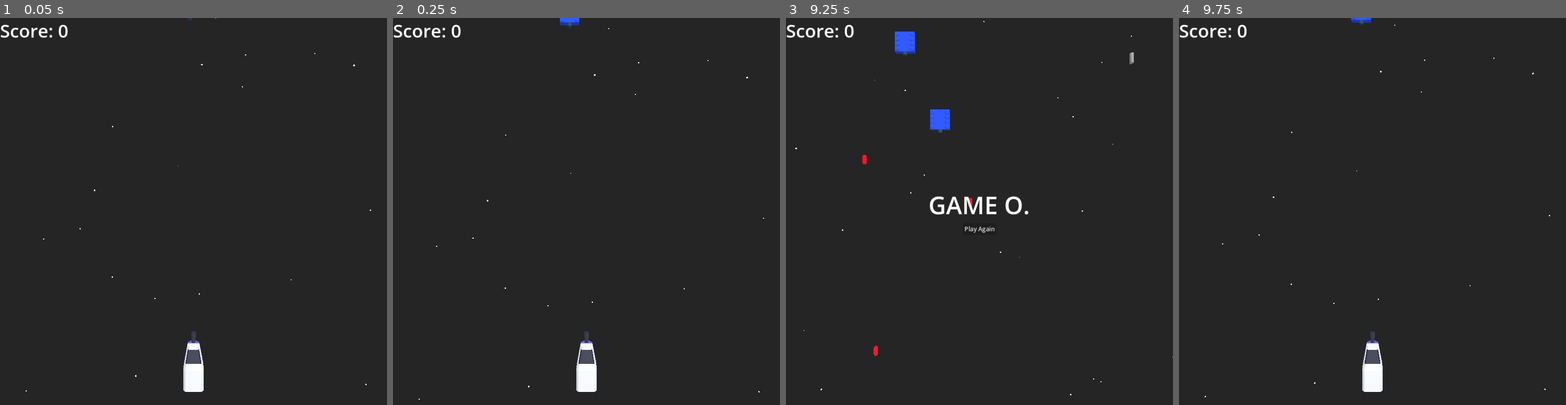
Above: before the commit, frames 1-4 (left to right).
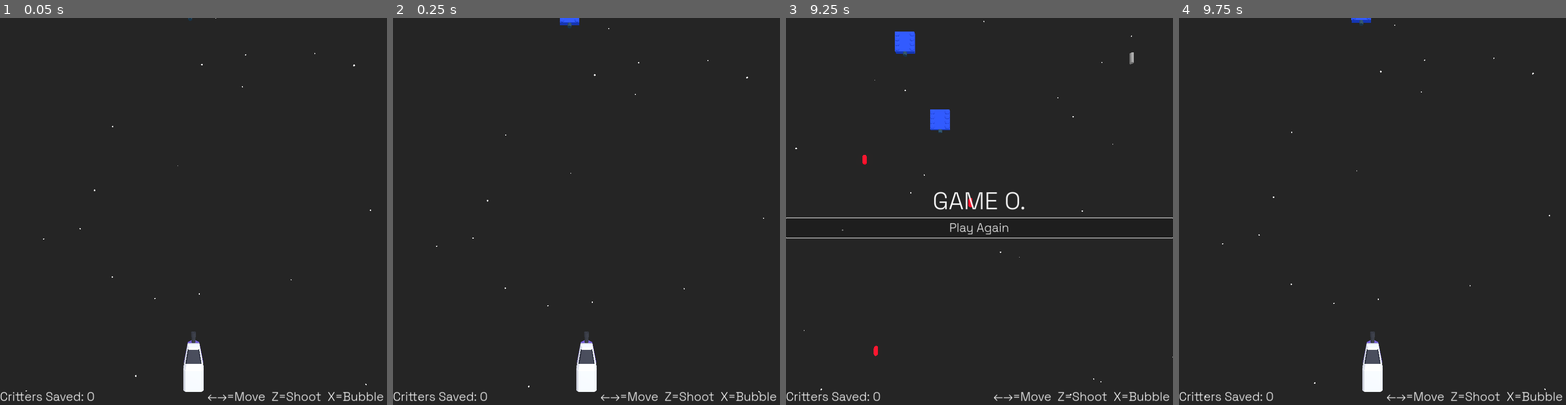
Above: after the commit, the same moments.

Repository: doctor-g/LD56
Game: Godot game, scene res://world/world.tscn
Same seed, same stepped clock (60 frames per second), same inputs: the game is played once before the commit and once after it.
Inputs (mouse positions are in pixels of both pictures, inside the frame that each line leads up to):
- Up to frame 1 (0.05 s): no input
- Up to frame 2 (0.25 s): no input
- Up to frame 3 (9.25 s): move the mouse to (1064, 192) at 0.52 s; hold D (move_right) 0.53-1.28 s; hold Space (fire) 0.53-1.28 s; move the mouse to (902, 230) at 1.27 s; hold A (move_left) 1.28-2.03 s; tap X (launch_bubble) every 1.5 s from 1.35 to 8.85 s; move the mouse to (1018, 126) at 2.02 s; hold Space (fire) 2.03-2.78 s; hold D (move_right) 2.03-3.53 s; move the mouse to (960, 288) at 2.77 s; move the mouse to (1095, 269) at 3.52 s; hold Space (fire) 3.53-4.28 s; hold A (move_left) 3.53-5.78 s; move the mouse to (863, 153) at 4.27 s; move the mouse to (998, 211) at 5.02 s; hold Space (fire) 5.03-5.78 s; move the mouse to (921, 114) at 5.77 s; hold D (move_right) 5.78-8.03 s; move the mouse to (1064, 192) at 6.52 s; hold Space (fire) 6.53-7.28 s; move the mouse to (902, 230) at 7.27 s; move the mouse to (1018, 126) at 8.02 s; hold Space (fire) 8.03-8.78 s; hold A (move_left) from 8.03 s (still down); move the mouse to (960, 288) at 8.77 s
- Up to frame 4 (9.75 s): release A (move_left) at 9.5 s; click "Play Again" at 9.5 s

The runs differ from the first frame. In frame 1, 0.8% of the frame differs, in the area x 0-100%, y 1-99%; in frame 2, 0.8%; in frame 3, 2.2%; in frame 4, 0.8%.

Commit message:
Beautify HUD

Diff:
--- /dev/null
+++ b/project/common/theme.tres
@@ -0,0 +1,7 @@
+[gd_resource type="Theme" load_steps=2 format=3 uid="uid://ddhhk3dhovsfl"]
+
+[ext_resource type="FontFile" uid="uid://vsw4obp37u13" path="res://common/SpaceGrotesk-VariableFont_wght.ttf" id="1_btheb"]
+
+[resource]
+default_font = ExtResource("1_btheb")
+default_font_size = 32
--- a/project/world/world.gd
+++ b/project/world/world.gd
@@ -9,7 +9,8 @@
 func _ready() -> void:
 	_update_score_label()
 	$PlayerShip.exploded.connect(func():
-		$GameOverContainer.visible = true
+		%GameOverContainer.visible = true
+		%PlayAgainButton.grab_focus()
 	)
 
 
@@ -19,7 +20,7 @@
 
 
 func _update_score_label() -> void:
-	%ScoreLabel.text = "Score: %d" % _captured_critters
+	%ScoreLabel.text = "Critters Saved: %d" % _captured_critters
 
 
 func _on_play_again_button_pressed() -> void:
--- a/project/world/world.tscn
+++ b/project/world/world.tscn
@@ -3,6 +3,7 @@
 [ext_resource type="PackedScene" uid="uid://bfr1e5p414f76" path="res://player_ship/player_ship.tscn" id="1_47gyb"]
 [ext_resource type="Script" path="res://world/world.gd" id="1_yhb16"]
 [ext_resource type="Script" path="res://world/wave_generator.gd" id="3_ihlo5"]
+[ext_resource type="Theme" uid="uid://ddhhk3dhovsfl" path="res://common/theme.tres" id="3_yga5y"]
 [ext_resource type="AudioStream" uid="uid://b6a082vpcvn65" path="res://world/music.ogg" id="4_wcr52"]
 
 [sub_resource type="Environment" id="Environment_r7wpj"]
@@ -16,9 +17,6 @@
 
 [sub_resource type="BoxShape3D" id="BoxShape3D_hflo7"]
 size = Vector3(1, 1, 50)
-
-[sub_resource type="LabelSettings" id="LabelSettings_7ga2q"]
-font_size = 48
 
 [sub_resource type="StandardMaterial3D" id="StandardMaterial3D_vys26"]
 emission_enabled = true
@@ -55,13 +53,6 @@
 transform = Transform3D(1, 0, 0, 0, 1, 0, 0, 0, 1, 9, 0, 0)
 shape = SubResource("BoxShape3D_hflo7")
 
-[node name="ScoreLabel" type="Label" parent="."]
-unique_name_in_owner = true
-offset_right = 40.0
-offset_bottom = 23.0
-text = "Score: 0"
-label_settings = SubResource("LabelSettings_7ga2q")
-
 [node name="CPUParticles3D" type="CPUParticles3D" parent="."]
 transform = Transform3D(1, 0, 0, 0, 1, 0, 0, 0, 1, 0, -21.5821, -37.4825)
 material_override = SubResource("StandardMaterial3D_vys26")
@@ -79,26 +70,6 @@
 scale_amount_min = 0.1
 scale_amount_max = 0.2
 
-[node name="GameOverContainer" type="VBoxContainer" parent="."]
-visible = false
-anchors_preset = 15
-anchor_right = 1.0
-anchor_bottom = 1.0
-grow_horizontal = 2
-grow_vertical = 2
-alignment = 1
-
-[node name="GameOverLabel" type="Label" parent="GameOverContainer"]
-layout_mode = 2
-text = "GAME O."
-label_settings = SubResource("LabelSettings_x56wb")
-horizontal_alignment = 1
-
-[node name="PlayAgainButton" type="Button" parent="GameOverContainer"]
-layout_mode = 2
-size_flags_horizontal = 4
-text = "Play Again"
-
 [node name="WaveGenerator" type="Marker3D" parent="."]
 transform = Transform3D(1, 0, 0, 0, 1, 0, 0, 0, 1, 0, 0, -19)
 script = ExtResource("3_ihlo5")
@@ -112,6 +83,63 @@
 autoplay = true
 parameters/looping = true
 
+[node name="HUD" type="Control" parent="."]
+layout_mode = 3
+anchors_preset = 15
+anchor_right = 1.0
+anchor_bottom = 1.0
+grow_horizontal = 2
+grow_vertical = 2
+mouse_filter = 2
+theme = ExtResource("3_yga5y")
+
+[node name="ScoreLabel" type="Label" parent="HUD"]
+unique_name_in_owner = true
+layout_mode = 1
+anchors_preset = 2
+anchor_top = 1.0
+anchor_bottom = 1.0
+offset_top = -42.0
+offset_right = 250.0
+grow_vertical = 0
+text = "Critters Saved: 0"
+
+[node name="ScoreLabel2" type="Label" parent="HUD"]
+unique_name_in_owner = true
+layout_mode = 1
+anchors_preset = 3
+anchor_left = 1.0
+anchor_top = 1.0
+anchor_right = 1.0
+anchor_bottom = 1.0
+offset_left = -250.0
+offset_top = -42.0
+grow_horizontal = 0
+grow_vertical = 0
+text = "←→=Move  Z=Shoot  X=Bubble "
+
+[node name="GameOverContainer" type="VBoxContainer" parent="HUD"]
+unique_name_in_owner = true
+visible = false
+layout_mode = 1
+anchors_preset = 15
+anchor_right = 1.0
+anchor_bottom = 1.0
+grow_horizontal = 2
+grow_vertical = 2
+alignment = 1
+
+[node name="GameOverLabel" type="Label" parent="HUD/GameOverContainer"]
+layout_mode = 2
+text = "GAME O."
+label_settings = SubResource("LabelSettings_x56wb")
+horizontal_alignment = 1
+
+[node name="PlayAgainButton" type="Button" parent="HUD/GameOverContainer"]
+unique_name_in_owner = true
+layout_mode = 2
+text = "Play Again"
+
 [connection signal="child_entered_tree" from="." to="." method="_on_child_entered_tree"]
-[connection signal="pressed" from="GameOverContainer/PlayAgainButton" to="." method="_on_play_again_button_pressed"]
 [connection signal="timeout" from="WaveGenerator/WaveSpawnTimer" to="WaveGenerator" method="_on_mob_spawn_timer_timeout"]
+[connection signal="pressed" from="HUD/GameOverContainer/PlayAgainButton" to="." method="_on_play_again_button_pressed"]
Binary file added: project/common/SpaceGrotesk-VariableFont_wght.ttf
Not shown, added: project/common/SpaceGrotesk-VariableFont_wght.ttf.import
Not shown, added: project/common/SpaceGrotesk_license.txt
